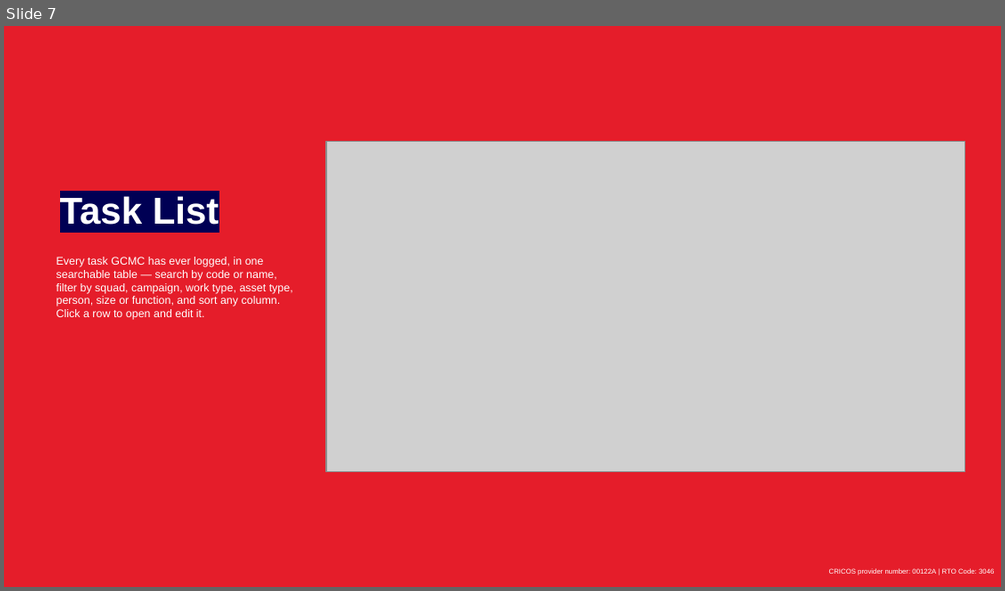
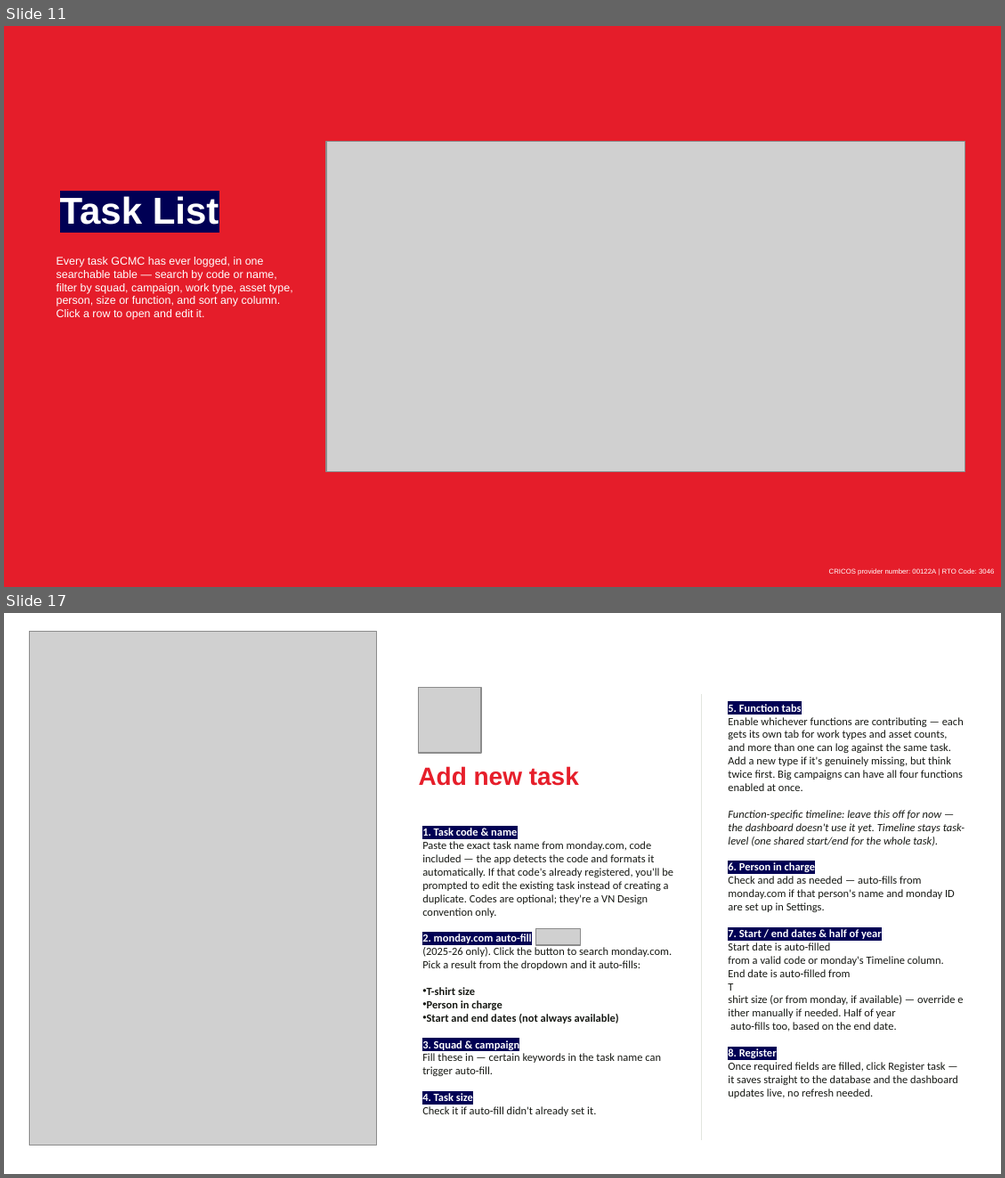
Before and after one commit to westmere7/Mel_WorkloadReport, a slide deck: Docs/Workload Report User Guide.pptx. Shown one above the other, each under a label of ours: slide 7 before the commit, slides 11 and 17 after it; the slides between them are not shown. The pictures are 1005x591 and 1005x1178 pixels, drawn with LibreOffice and Linux fonts; fonts in the diff are those of the drawing; grey boxes stand for pictures; background and template pictures are left out. Boxes give left, top, right and bottom in pixels: in the first picture for what was removed or moved away, otherwise in the second. Text is boxed around its words. In the diff, an @@ line names an element or a change of style, - is before the commit and + after.

```diff
--- a/Docs/Workload Report User Guide.pptx
+++ b/Docs/Workload Report User Guide.pptx
@@ slide 17 added at [4,613,1001,1174], background #FFFFFF @@
@@ picture added at [30,631,377,1144] @@
@@ freeform shape added at [31,636,242,641], fill #E61E2A @@
@@ picture added at [419,688,481,753] @@
@@ line added from (702, 694) to (702, 1139), #E2E5DF 0.5 pt @@
@@ text added at [728,704,964,1098], 8 pt, text #171914 @@
+5. Function tabs
+Enable whichever functions are contributing — each gets its own tab for work types and asset counts, and more than one can log against the same task. Add a new type if it's genuinely missing, but think twice first. Big campaigns can have all four functions enabled at once.
+Function-specific timeline: leave this off for now — the dashboard doesn't use it yet. Timeline stays task-level (one shared start/end for the whole task).
+6. Person in charge
+Check and add as needed — auto-fills from monday.com if that person's name and monday ID are set up in Settings.
+7. Start / end dates & half of year
+Start date is auto-filled from a valid code or monday's Timeline column.
+End date is auto-filled from
+T shirt size (or from monday, if available) — override either manually if needed. Half of year
+auto-fills too, based on the end date.
+8. Register
+Once required fields are filled, click Register task — it saves straight to the database and the dashboard updates live, no refresh needed.
@@ text added at [419,766,579,786], 18 pt, text #E61E2A, bold @@
+Add new task
@@ text added at [422,827,673,1116], 8 pt, text #171914 @@
+1. Task code & name
+Paste the exact task name from monday.com, code included — the app detects the code and formats it automatically. If that code's already registered, you'll be prompted to edit the existing task instead of creating a duplicate. Codes are optional; they're a VN Design convention only.
+2. monday.com auto-fill
+(2025-26 only). Click the button to search monday.com. Pick a result from the dropdown and it auto-fills:
+• T-shirt size
+• Person in charge
+• Start and end dates (not always available)
+3. Squad & campaign
+Fill these in — certain keywords in the task name can trigger auto-fill.
+4. Task size
+Check it if auto-fill didn't already set it.
@@ picture added at [536,929,581,946] @@
@@ what was slide 7 is now slide 11 @@
```
Also in this commit, not shown: 6 slides changed, 9 other slides added, 5 slides removed.
